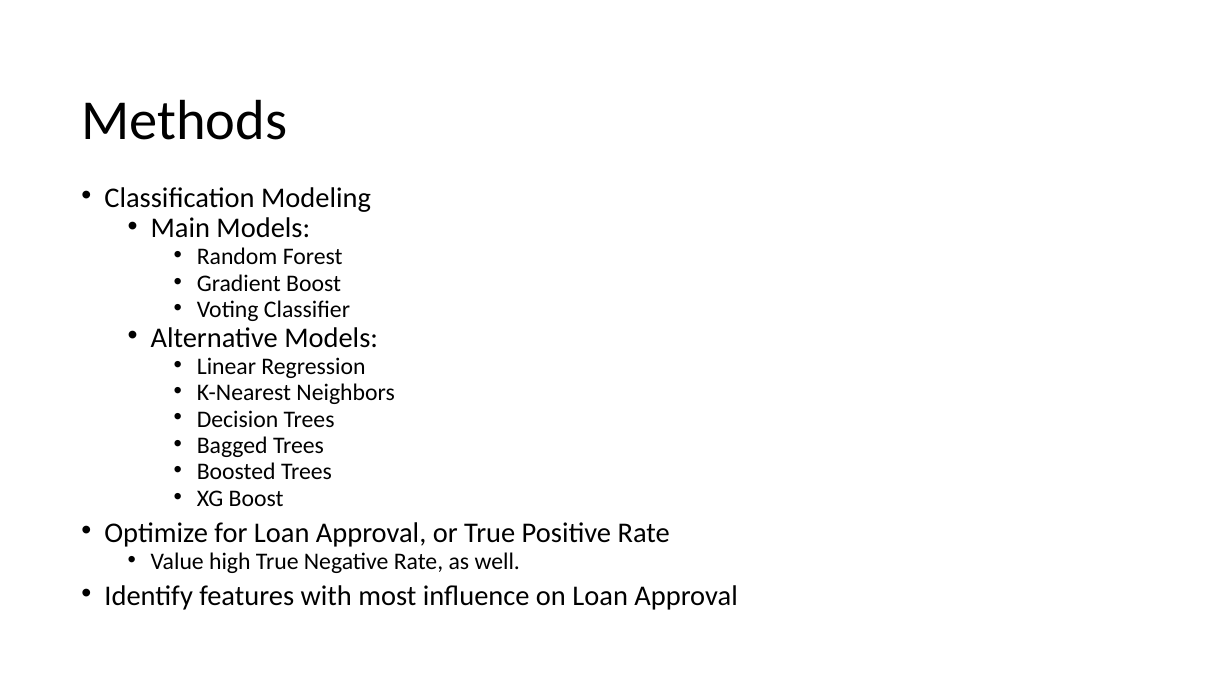
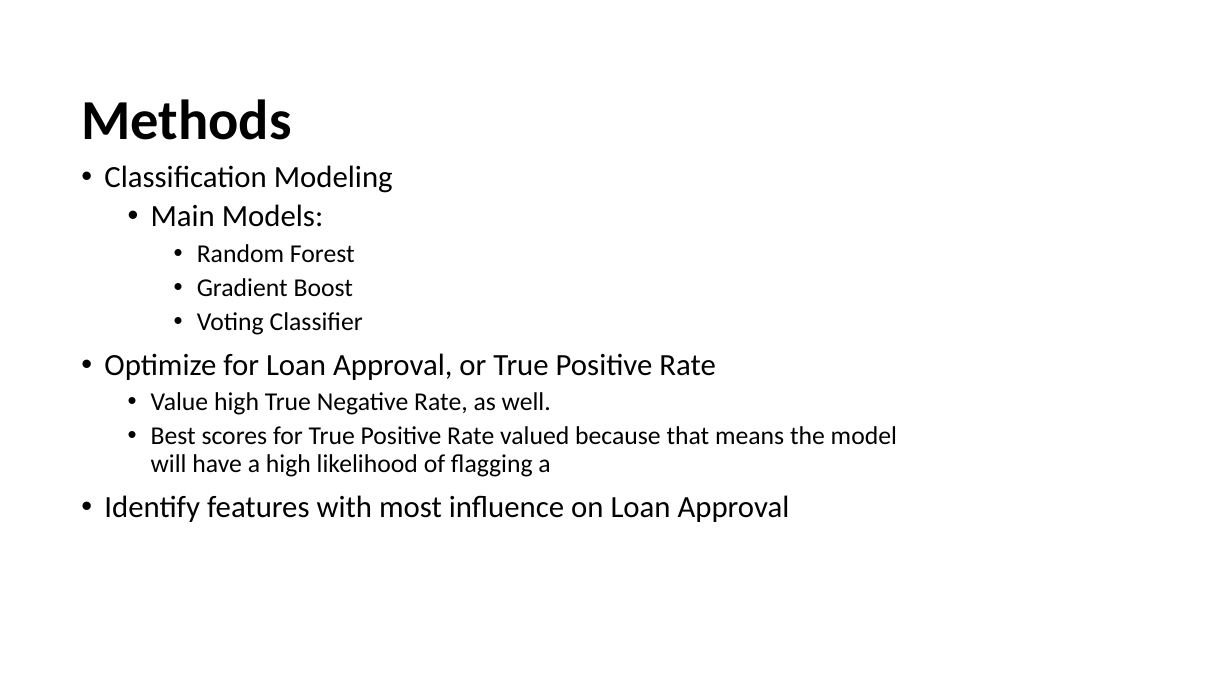
Before and after one commit to jpetoskey/Loan_App_Amended, a slide deck: slide 10 of Loan_App.pptx. Drawn at 1232x693 pixels with LibreOffice and Linux fonts; fonts in the diff are those of the drawing. Boxes give left, top, right and bottom in pixels: in the first picture for what was removed or moved away, otherwise in the second. Text is boxed around its words. In the diff, an @@ line names an element or a change of style, - is before the commit and + after.

```diff
--- a/Loan_App.pptx
+++ b/Loan_App.pptx
@@ title "Methods" at <box>81,99,291,140</box>: bold on @@
@@ text "Classification Modeling": place and size @@
-text "Classification Modeling" at <box>104,187,737,610</box>
+text "Classification Modeling" at <box>104,165,897,522</box>
@@ text at <box>104,165,790,522</box>: size 22.2 to 24 pt in "Classification Modeling", "Main Models:", "Optimize for Loan Approval, or True Positive ...", "Identify features with most influence on Loan ..."; size 18.5 to 20 pt in "Random Forest", "Gradient Boost", "Voting Classifier", "Value high True Negative Rate, as well."; line spacing 0.7 to 0.9 @@
@@ text at <box>151,327,394,506</box>: paragraphs removed @@
-  • Alternative Models:
-    • Linear Regression
-    • K-Nearest Neighbors
-    • Decision Trees
-    • Bagged Trees
-    • Boosted Trees
-    • XG Boost
@@ text at <box>151,426,897,477</box>: paragraph added @@
+  • Best scores for True Positive Rate valued because that means the model will have a high likelihood of flagging a
```
Also in this commit, not shown: 10 other slides changed, 1 other file.
